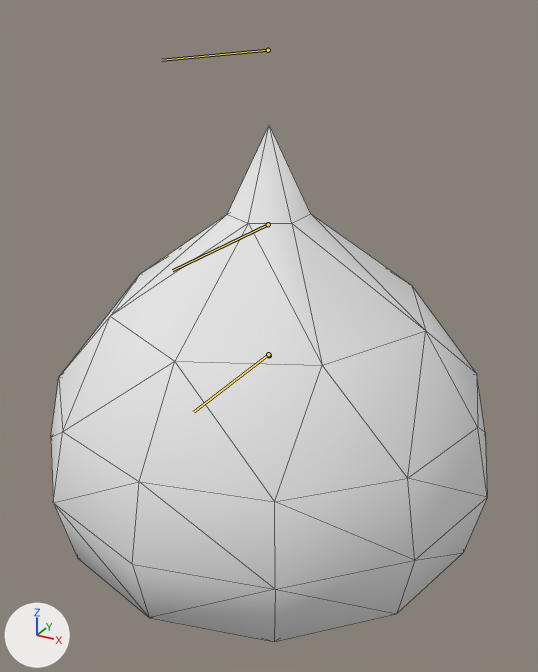
Before and after pictures for a commit that changed the glTF model Project/party/resource/character/model/SlimeMajin.glb.
Both versions are drawn from a 50 mm lens placed at (2.87, -5.23, 4.8), pointed at (-0.03, 0.06, 2.16). Arrows for +X, +Y and +Z are at lower left; the lights stay in place. The first picture is the older version. The bones that bend it are drawn over the model as lines. Mesh edges are drawn as thin lines.

Objects in the first picture: 'SlimeMajinMesh'.
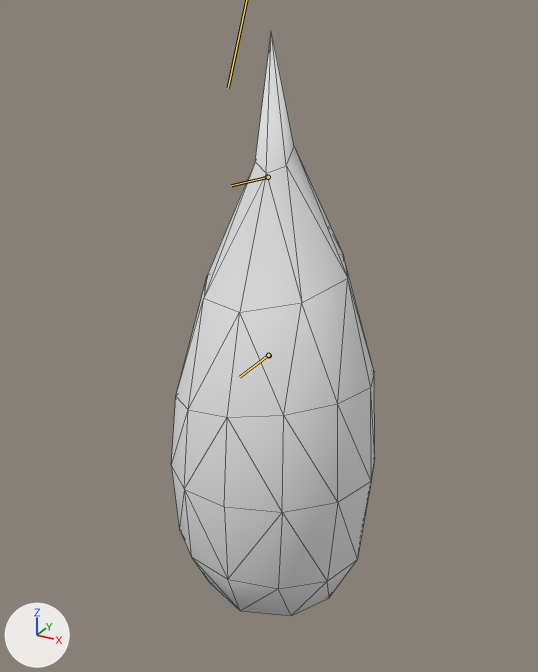
The newer file adds an action. The first version stands in its rest pose; the second is drawn at frame 4 of the action 'jump'.

Diff of the bpy script that builds the scene:
```diff
--- a/Project/party/resource/character/model/SlimeMajin.glb.py
+++ b/Project/party/resource/character/model/SlimeMajin.glb.py
@@ bone_mushi_majin_brack_bone_0002 @@
 bone_mushi_majin_brack_bone_0002 = bpy.data.objects['SlimeMajinRoot'].pose.bones['mushi_majin_brack_Bone_0002']  # child of 'mushi_majin_brack_Bone_0000'
-bone_mushi_majin_brack_bone_0002.location = (0.0, 0.0, 0.0)
-bone_mushi_majin_brack_bone_0002.scale = (1.0, 1.0, 1.0)
+bone_mushi_majin_brack_bone_0002.location = (-0.006, 0.0, 0.0)
+bone_mushi_majin_brack_bone_0002.scale = (1.34, 0.42, 0.49)
@@ bone_mushi_majin_brack_bone_0003 @@
 bone_mushi_majin_brack_bone_0003 = bpy.data.objects['SlimeMajinRoot'].pose.bones['mushi_majin_brack_Bone_0003']  # child of 'mushi_majin_brack_Bone_0002'
-bone_mushi_majin_brack_bone_0003.rotation_quaternion = (1.0, 0.0, 0.0, 0.0)  # degrees (0, 0, 0)
+bone_mushi_majin_brack_bone_0003.rotation_quaternion = (0.999, 0.0, 0.04, -0.011)  # degrees (0, 5, -1)
@@ bone_mushi_majin_brack_bone_0004 @@
 bone_mushi_majin_brack_bone_0004 = bpy.data.objects['SlimeMajinRoot'].pose.bones['mushi_majin_brack_Bone_0004']  # child of 'mushi_majin_brack_Bone_0003'
-bone_mushi_majin_brack_bone_0004.rotation_quaternion = (1.0, 0.0, 0.0, 0.0)  # degrees (0, 0, 0)
-bone_mushi_majin_brack_bone_0004.scale = (1.0, 1.0, 1.0)
+bone_mushi_majin_brack_bone_0004.rotation_quaternion = (0.941, -0.029, -0.082, 0.327)  # degrees (-6, -8, 39)
+bone_mushi_majin_brack_bone_0004.scale = (1.22, 1.0, 1.0)
```

What differs and where, as boxes [x1, y1, x2, y2] in the pictures (538 x 672 px):
'SlimeMajinMesh', posed (53% narrower, 13% taller)
    before: [51, 126, 487, 642]
    after: [171, 32, 375, 616]
bone 'mushi_majin_brack_Bone_0002', root to tip
    before: (268, 354) to (193, 412)
    after: (268, 355) to (239, 377)
bone 'mushi_majin_brack_Bone_0003', root to tip
    before: (268, 224) to (172, 270)
    after: (268, 177) to (231, 185)
